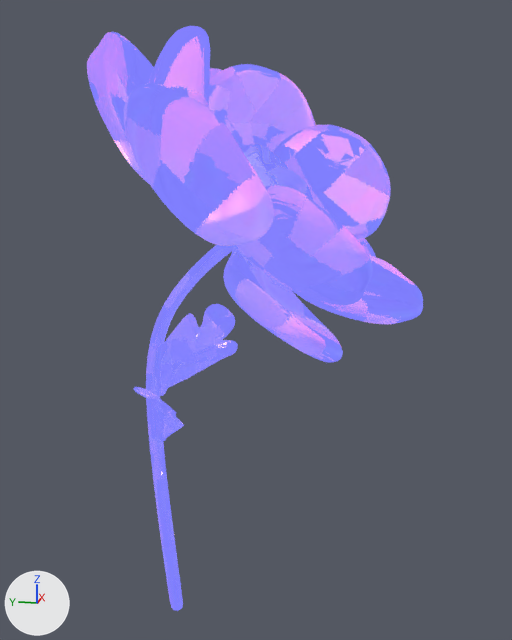
What one commit did to the glTF model assets/models/white_anemone.glb.
Before and after are seen from a camera (50 mm lens) standing at (-2.088, -0.392, 0.623) and looking at (0.018, 0.03, 0.096). Arrows for +X, +Y and +Z are at lower left; the lights stay in place. The picture after the commit comes second. Where no turn or scale is listed for an object, it has been applied to the vertices. Vertices at exactly the same position are counted once.
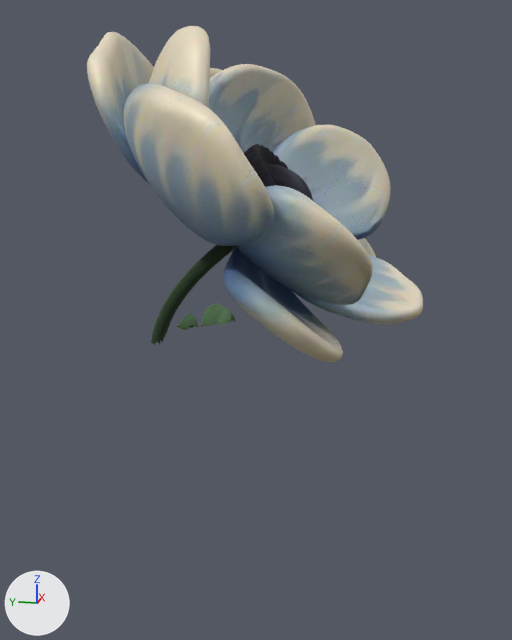
What differs and where, as boxes (x1, y1, x2, y2) in the pictures (512 x 640 px):
'Mesh_0', surface changed, reshaped (darker, 42% shorter): before (87, 26, 423, 611); after (87, 26, 423, 362)
part 1 of me_mesh_0, cut back: before (133, 321, 238, 611); after (154, 322, 161, 345)

Edits to the bpy script that builds the scene:
```text
Change img_image_3:
    img_image_3: load_image('Image_3', '_unpacked/Image_3', 1024, 1024, 'sRGB') -> load_image('Image_3', '_unpacked/Image_3', 512, 512, 'Non-Color')
Change img_image_0:
    img_image_0: load_image('Image_0', '_unpacked/Image_0', 1024, 1024, 'sRGB') -> load_image('Image_0', '_unpacked/Image_0', 512, 512, 'Non-Color')
Change img_image_1:
    img_image_1: load_image('Image_1', '_unpacked/Image_1', 1024, 1024, 'Non-Color') -> load_image('Image_1', '_unpacked/Image_1', 512, 512, 'sRGB')
Change mat_material_0:
    where n2 = _N.new('ShaderNodeTexImage'); n2.name = 'Image Texture'
    n2.image: img_image_3 -> img_image_2
    where n3 = _N.new('ShaderNodeTexImage'); n3.name = 'Image Texture.001'
    n3.image: img_image_0 -> img_image_1
    where n5 = _N.new('ShaderNodeTexImage'); n5.name = 'Image Texture.002'
    n5.image: img_image_1 -> img_image_0
    where n7 = _N.new('ShaderNodeTexImage'); n7.name = 'Image Texture.003'
    n7.image: img_image_2 -> img_image_3
Change me_mesh_0:
    used by ob_mesh_0; location = (0.0, 0.0, 0.0)
    remove me_mesh_0.from_pydata(...)  # 19999 vertices, 39981 faces; spans x -0.54..0.54, y -0.48..0.48, z -0.95..0.95
    add me_mesh_0.from_pydata(...)  # 17823 vertices, 35549 faces; spans x -0.54..0.54, y -0.48..0.48, z -0.01..0.95
    me_mesh_0 part 1: 2 vertices moved within x 0.01..0.05, y 0.36..0.37, z -0.01..0.0; 2176 vertices removed from x -0.21..0.29, y 0.13..0.4, z -0.95..0.02
```
